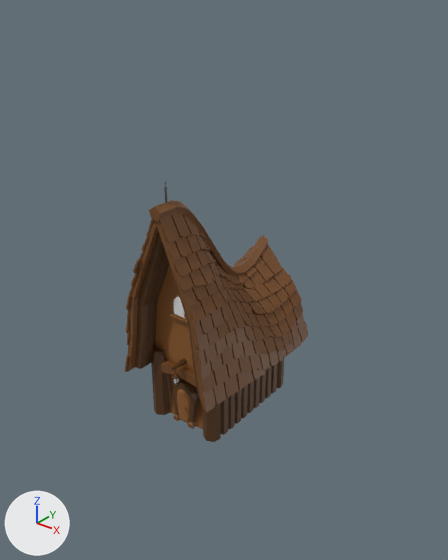
The FBX model Viking-Game/Assets/Models/B_Base/B_Blacksmith.fbx, before and after one commit.
Rendered twice from a 50 mm lens placed at (53.96, 9.13, 23.08), pointed at (44.99, 20.34, 16.13). Every picture has the same lights, and +X, +Y and +Z are marked at lower left. Vertices at the same position are counted once.

Script lines for the objects in view, before the commit:
```python
me_plane_290 = bpy.data.meshes.new('Plane.290')
me_plane_290.from_pydata(...)  # 4439 vertices, 3423 faces; spans x -158.0..150.0, y -271.0..385.0, z -254.0..192.0
# faces by material slot: [2258, 698, 281, 101, 79, 6]
me_plane_290.materials.append(mat_brown)  # brown #744921
me_plane_290.materials.append(mat_darkbrown)  # brown #553514
me_plane_290.materials.append(mat_lightbrown)  # brown #8f5c2d
me_plane_290.materials.append(mat_light_emission)  # white #e7e7e7
me_plane_290.materials.append(mat_darkgrey)  # black #313131
me_plane_290.materials.append(mat_grey)  # dark grey #525252
ob_b_blacksmith = bpy.data.objects.new('B_Blacksmith', me_plane_290)
ob_b_blacksmith.location = (44.88, 19.96, 15.21)
ob_b_blacksmith.rotation_euler = (1.571, 0.0, 0.0)  # degrees (90, 0, 0)
ob_b_blacksmith.scale = (0.01, 0.01, 0.01)
```
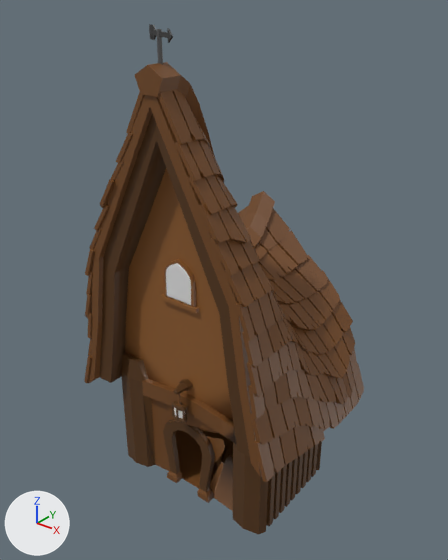
The edits, one by one:
me_plane_290 is used by ob_b_blacksmith; location (44.88, 19.96, 15.21); rotation (1.571, 0.0, 0.0), in degrees (90, 0, 0); scale (0.01, 0.01, 0.01).
me_plane_290 had 4439 vertices, 3423 faces and spanned x -158.0..150.0, y -271.0..385.0, z -254.0..192.0.
me_plane_290 now has 4245 vertices, 3269 faces and spans x -158.0..150.0, y -271.0..385.0, z -254.0..192.0.
me_plane_290 part 1: the loose piece of 124 vertices spanning x -20.0..30.0, y -266.0..-160.0, z 113.0..126.0 is deleted.
Part 2, on me_plane_290:
1 face is deleted.
62 vertices in x -32.0..42.0, y -258.0..-145.0, z 103.0..128.0 move by (0.0, -2.0, 0.0).
62 vertices in x -32.0..43.0, y -268.0..-159.0, z 103.0..128.0 move by (0.0, -3.0, 0.0).
4 new faces join them, mat_brown (brown #744921).
Object 'B_Blacksmith' (ob_b_blacksmith) is rescaled from (0.01, 0.01, 0.01) to (0.0227, 0.0183, 0.01).

Pixel boxes [x1, y1, x2, y2] of what changed, in the pictures (448 x 560 px):
'B_Blacksmith', reshaped, rescaled (53% wider, 96% taller): before [125, 182, 308, 442]; after [84, 24, 364, 534]
part 1 of me_plane_290, deleted: before [177, 388, 190, 423]
part 2 of me_plane_290, built on: before [168, 374, 203, 429]; after [151, 398, 233, 511]
